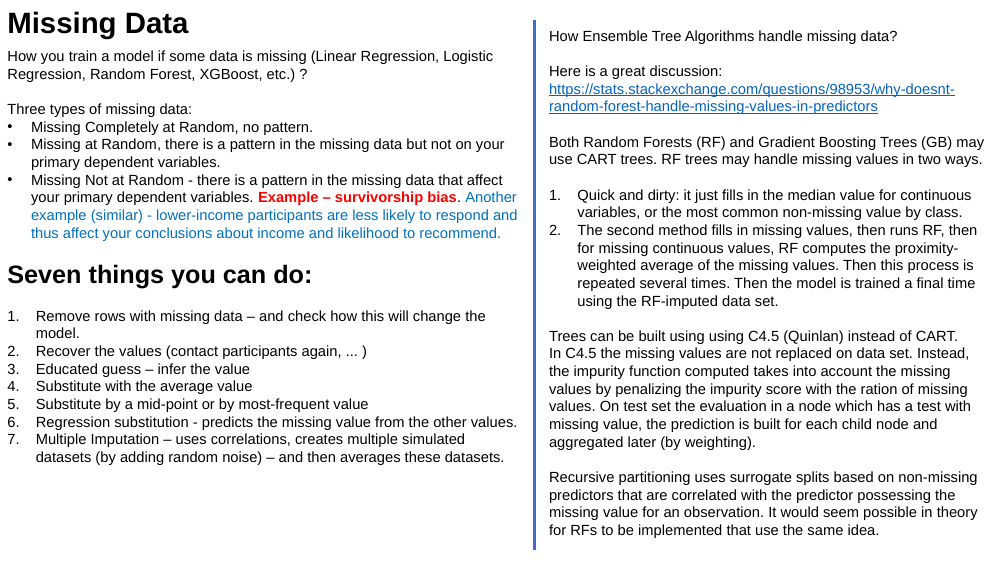
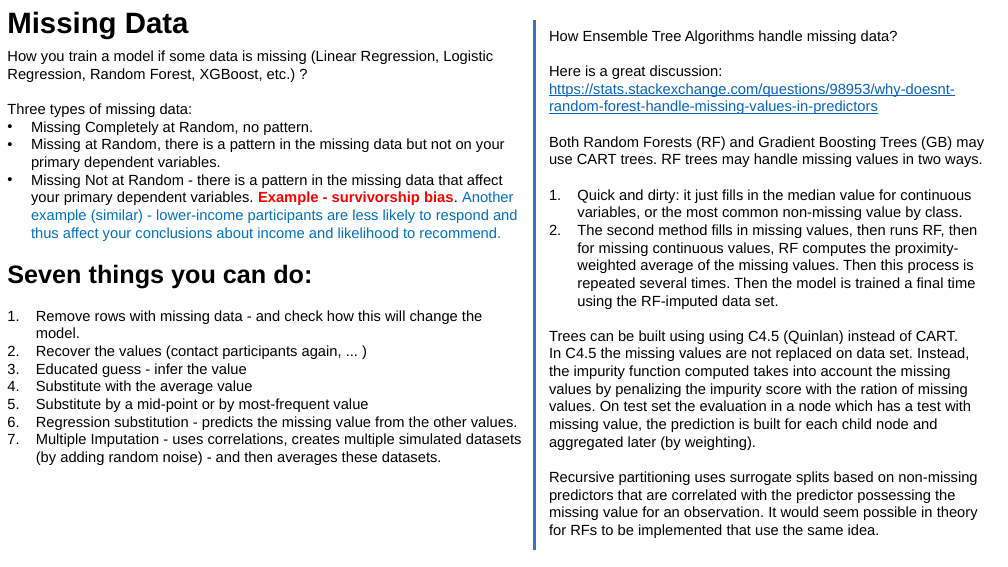
Before and after one commit to lselector/ml_ai_doc, a slide deck: slide 1 of statistics_13_misc.pptx. Drawn at 1008x567 pixels with LibreOffice and Linux fonts; fonts in the diff are those of the drawing. Boxes give left, top, right and bottom in pixels: in the first picture for what was removed or moved away, otherwise in the second. Text is boxed around its words. In the diff, an @@ line names an element or a change of style, - is before the commit and + after.

```diff
--- a/statistics_13_misc.pptx
+++ b/statistics_13_misc.pptx
@@ text at box(31, 174, 518, 241): text changed @@
-• Missing Not at Random - there is a pattern in the missing data that affect your primary dependent variables. Example – survivorship bias. Another example (similar) - lower-income participants are less likely to respond and thus affect your conclusions about income and likelihood to recommend.
+• Missing Not at Random - there is a pattern in the missing data that affect your primary dependent variables. Example - survivorship bias. Another example (similar) - lower-income participants are less likely to respond and thus affect your conclusions about income and likelihood to recommend.
@@ text at box(36, 310, 482, 338): text changed @@
-1. Remove rows with missing data – and check how this will change the model.
+1. Remove rows with missing data - and check how this will change the model.
@@ text at box(36, 363, 247, 377): text changed @@
-3. Educated guess – infer the value
+3. Educated guess - infer the value
@@ text at box(36, 433, 522, 465): text changed @@
-7. Multiple Imputation – uses correlations, creates multiple simulated datasets (by adding random noise) – and then averages these datasets.
+7. Multiple Imputation - uses correlations, creates multiple simulated datasets (by adding random noise) - and then averages these datasets.
```
Also in this commit, not shown: 1 other slide changed, 2 other files.
